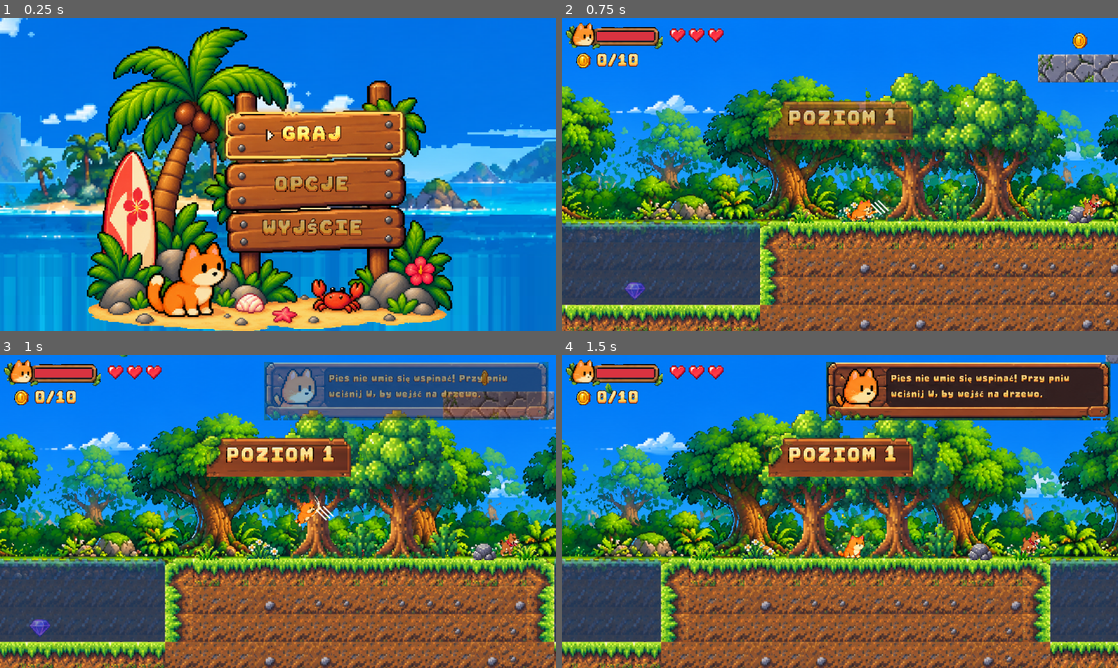
Above: before the commit, frames 1-4 (two rows, left to right).
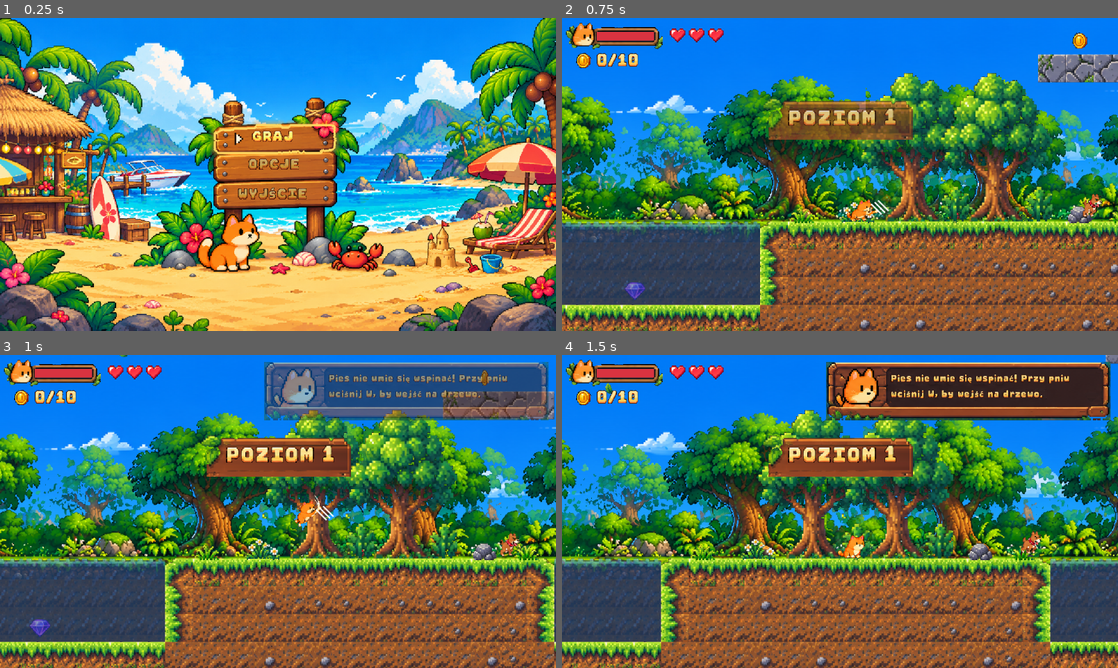
Above: after the commit, the same moments.

Repository: leksa-dev/cat-platformer
Game: Godot game, scene res://scenes/ui/main_menu.tscn
Two runs of this game, one before a commit and one after it. Both use one fixed random seed, a clock stepped at 60 frames per second and the inputs below.
Inputs (mouse positions are in pixels of both pictures, inside the frame that each line leads up to):
- Up to frame 1 (0.25 s): no input
- Up to frame 2 (0.75 s): tap Enter (ui_accept) at 0.5 s; move the mouse to (962, 158) at 0.52 s; hold D (right) from 0.53 s (still down); hold J (attack) from 0.53 s (still down); click (962, 158) at 0.67 s
- Up to frame 3 (1 s): keep holding D (right); keep holding J (attack); tap Space (jump) at 0.77 s
- Up to frame 4 (1.5 s): release D (right) at 1.25 s; release J (attack) at 1.25 s; drag from (728, 527) to (840, 486) at 1.27 s

The runs differ from the first frame. In frame 1, 89% of the frame differs, in the area x 0-100%, y 0-100%; in frame 2, nothing differs; in frame 3, nothing differs; in frame 4, nothing differs.

Commit message:
Title screen from titel_screen2.png: full beach scene, smaller labels on its signpost
Co-Authored-By: Claude Opus 5.5 <noreply@anthropic.com>
Claude-Session: https://claude.ai/code/session_011nTXPMpz8sabEPGxZfve52

Diff:
--- a/scenes/ui/main_menu.gd
+++ b/scenes/ui/main_menu.gd
@@ -45,7 +45,7 @@
 			items.append(labels[i])
 
 
-const PLANK_Y := [50.7, 79.7, 106.3]  # the glow ring's top for each plank pair of the signpost (title_screen.png)
+const PLANK_Y := [57.7, 73.7, 90.0]  # the glow ring's top for each plank pair of the signpost (titel_screen2.png)
 
 
 func _on_select(index: int) -> void:  # the glow ring moves around the chosen pair of planks
--- a/scenes/ui/main_menu.tscn
+++ b/scenes/ui/main_menu.tscn
@@ -20,31 +20,34 @@
 
 [node name="Plank" type="TextureRect" parent="."]
 expand_mode = 1
-offset_left = 127.0
-offset_top = 50.7
-offset_right = 234.7
-offset_bottom = 83.4
+offset_left = 120.0
+offset_top = 57.7
+offset_right = 196.7
+offset_bottom = 81.0
 texture = ExtResource("4_plank")
 
 [node name="Item0" type="Label" parent="."]
-offset_left = 134
-offset_top = 59
-offset_right = 227
-offset_bottom = 75
+offset_left = 127.0
+offset_top = 63.1
+offset_right = 188.7
+offset_bottom = 75.1
+theme_override_font_sizes/font_size = 11
 horizontal_alignment = 1
 
 [node name="Item1" type="Label" parent="."]
-offset_left = 135
-offset_top = 88
-offset_right = 226
-offset_bottom = 104
+offset_left = 127.0
+offset_top = 79.2
+offset_right = 189.3
+offset_bottom = 91.2
+theme_override_font_sizes/font_size = 11
 horizontal_alignment = 1
 
 [node name="Item2" type="Label" parent="."]
-offset_left = 136
-offset_top = 113
-offset_right = 226
-offset_bottom = 129
+offset_left = 127.0
+offset_top = 95.5
+offset_right = 189.7
+offset_bottom = 107.5
+theme_override_font_sizes/font_size = 11
 horizontal_alignment = 1
 
 [node name="Arrow" type="TextureRect" parent="."]
--- a/scenes/ui/menu_list.gd
+++ b/scenes/ui/menu_list.gd
@@ -44,10 +44,11 @@
 func fit_text(label: Label, text: String) -> void:
 	if not label.has_meta("plank_width"):  # a too long text widens the label past the plank: remember the real width
 		label.set_meta("plank_width", label.size.x)
+		label.set_meta("base_size", label.get_theme_font_size("font_size"))  # the scene's own size, before any shrinking
 	var room: float = label.get_meta("plank_width")
-	label.remove_theme_font_size_override("font_size")
+	var size: int = label.get_meta("base_size")
+	label.add_theme_font_size_override("font_size", size)
 	label.text = text
-	var size := label.get_theme_font_size("font_size")
 	while size > 9 and label.get_minimum_size().x > room - 8:  # the label's own measure; 4 px clear of the plank's edges
 		size -= 1
 		label.add_theme_font_size_override("font_size", size)
--- a/scenes/ui/victory.tscn
+++ b/scenes/ui/victory.tscn
@@ -19,32 +19,35 @@
 
 [node name="Plank" type="TextureRect" parent="."]
 expand_mode = 1
-offset_left = 127.0
-offset_top = 50.7
-offset_right = 234.7
-offset_bottom = 83.4
+offset_left = 120.0
+offset_top = 57.7
+offset_right = 196.7
+offset_bottom = 81.0
 texture = ExtResource("4_plank")
 
 [node name="Item0" type="Label" parent="."]
 modulate = Color(1.15, 1.1, 0.9, 1)
-offset_left = 134
-offset_top = 59
-offset_right = 227
-offset_bottom = 75
+offset_left = 127.0
+offset_top = 63.1
+offset_right = 188.7
+offset_bottom = 75.1
+theme_override_font_sizes/font_size = 11
 horizontal_alignment = 1
 
 [node name="Item1" type="Label" parent="."]
-offset_left = 135
-offset_top = 88
-offset_right = 226
-offset_bottom = 104
+offset_left = 127.0
+offset_top = 79.2
+offset_right = 189.3
+offset_bottom = 91.2
+theme_override_font_sizes/font_size = 11
 horizontal_alignment = 1
 
 [node name="Item2" type="Label" parent="."]
-offset_left = 136
-offset_top = 113
-offset_right = 226
-offset_bottom = 129
+offset_left = 127.0
+offset_top = 95.5
+offset_right = 189.7
+offset_bottom = 107.5
+theme_override_font_sizes/font_size = 11
 horizontal_alignment = 1
 
 [node name="Lives" type="Label" parent="."]
Binary file changed: assets/game/ui/menu_bg.png
Binary file changed: assets/game/ui/menu_plank_hi.png
Binary file added: assets/titel_screen2.png
Not shown, added: assets/titel_screen2.png.import
